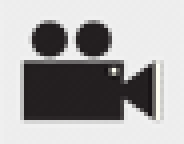
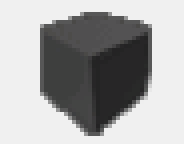
Layers edited between the first and the second w=184, h=144 image:
added layer "Слой 4" above "Слой 1" over [44, 16, 148, 132]
hid "Слой 3" over [4, 0, 180, 144]
